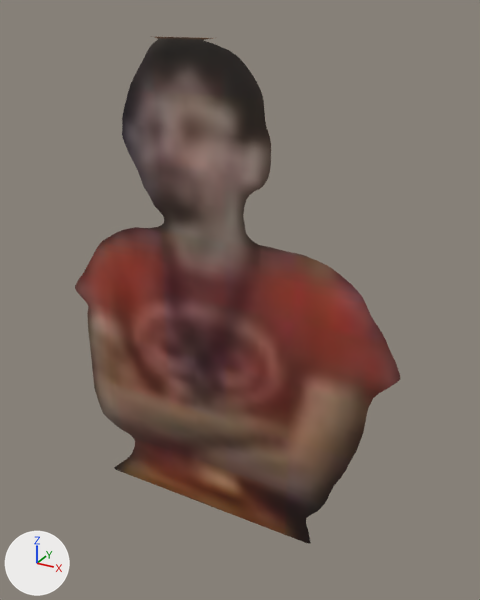
One commit to the glTF model custom_assets/jak1/models/custom_levels/tfl-lowreskui.glb: the scene before it, then after it.
Camera for both pictures: a 50 mm lens placed at (0.768, -1.263, 1.285), pointed at (0.054, 0.036, 0.636). The lights are fixed; the arrows at lower left show +X, +Y and +Z.

The first picture shows 'LowResKui'.
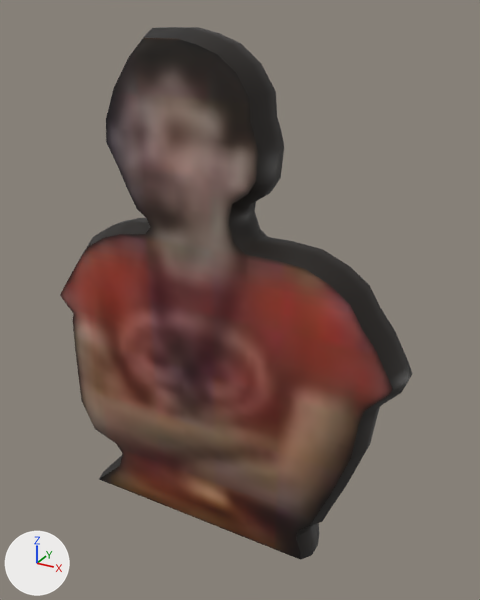
Commit message: thick lowreskui

Boxes [x1, y1, x2, y2] around the edits, measured in the pictures (480 x 600 px):
'LowResKui', surface changed, reshaped
    before: [75, 37, 400, 544]
    after: [60, 27, 413, 560]
part 1 of me_lowreskui, built on
    before: [75, 37, 400, 544]
    after: [60, 27, 413, 560]

The change, as a list of edits to the scene's bpy script:
```text
Change mat_lowreskui:
    remove n2 = _N.new('ShaderNodeMath'); n2.name = 'Math'
    remove n2.operation = 'SUBTRACT'
    remove n2.inputs[0].default_value = 1.0  # 'Value'
    remove n3 = _N.new('ShaderNodeMath'); n3.name = 'Math.001'
    remove n3.operation = 'LESS_THAN'
    remove n5 = _N.new('ShaderNodeMath'); n5.name = 'Math.002'
    remove n5.operation = 'MULTIPLY'
    where n0 = _N.new('ShaderNodeBsdfPrincipled'); n0.name = 'Principled BSDF'
    remove _L.new(n2.outputs[0], n0.inputs[4])  # 'Value' to 'Alpha'
    remove _L.new(n3.outputs[0], n2.inputs[1])  # 'Value' to 'Value'
    remove _L.new(n5.outputs[0], n3.inputs[0])  # 'Value' to 'Value'
    where n6 = _N.new('ShaderNodeVertexColor'); n6.name = 'Color Attribute'
    remove _L.new(n6.outputs[1], n5.inputs[1])  # 'Alpha' to 'Value'
    where n7 = _N.new('ShaderNodeTexImage'); n7.name = 'Image Texture'
    remove _L.new(n7.outputs[1], n5.inputs[0])  # 'Alpha' to 'Value'
Change me_lowreskui:
    used by ob_lowreskui; location = (0.0, 0.0, 0.0)
    remove me_lowreskui.from_pydata(...)  # 4 vertices, 2 faces; spans x -0.48..0.48, y 0.0, z 0.0..1.229
    add me_lowreskui.from_pydata(...)  # 248 vertices, 492 faces; spans x -0.462..0.489, y -0.06..0.06, z -0.013..1.248
    me_lowreskui part 1: the whole mesh is rebuilt
    me_lowreskui part 2: the surface is now shaded smooth
```
